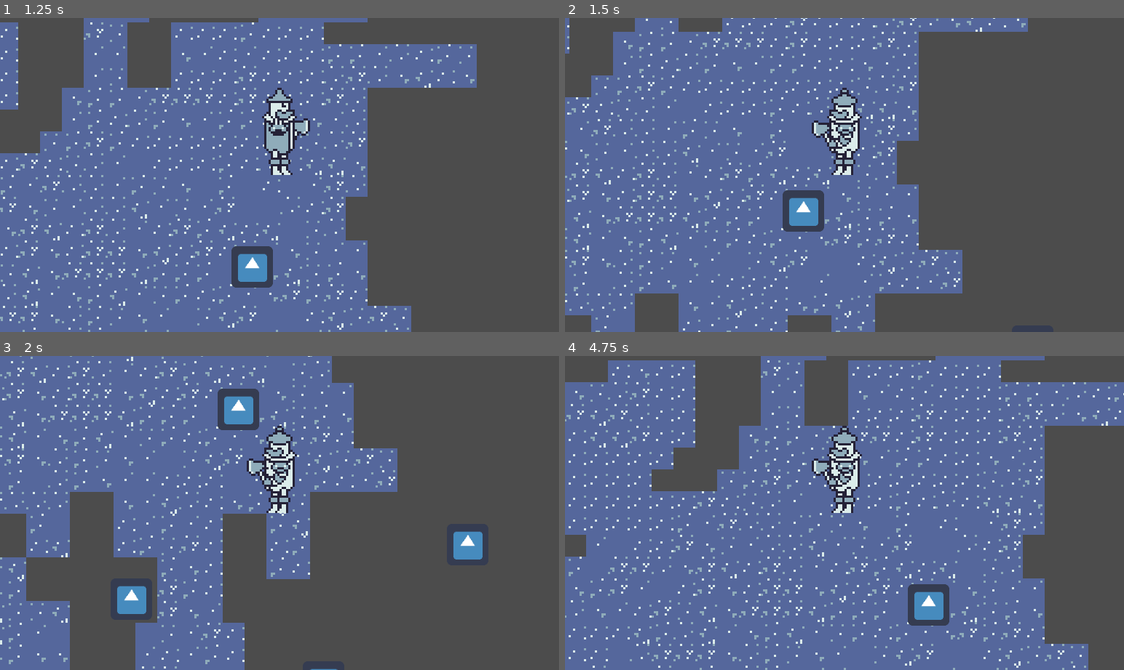
Above: before the commit, frames 1-4 (two rows, left to right).
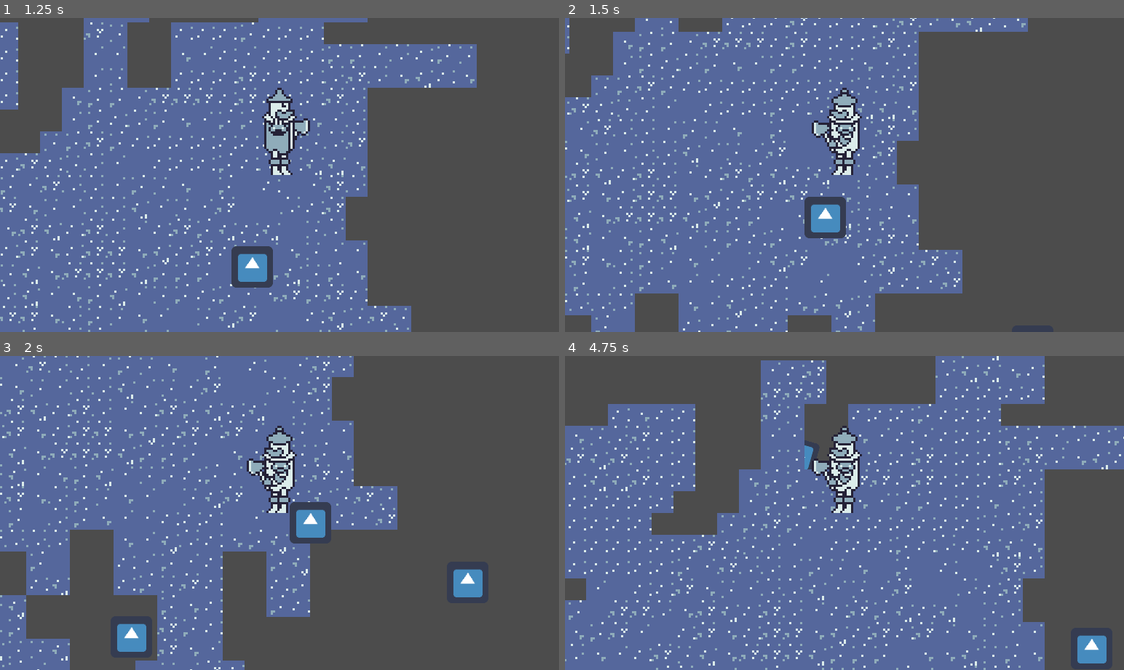
Above: after the commit, the same moments.

Repository: Travh98/GWJ_Jan2023_Heartless
Game: Godot game, scene res://levels/test_level.tscn
Two runs of this game, one before a commit and one after it. Both use one fixed random seed, a clock stepped at 60 frames per second and the inputs below. The engine's default icon, where the game draws it, is replaced by a stand-in: a white triangle on a blue panel in a dark square.
Inputs (mouse positions are in pixels of both pictures, inside the frame that each line leads up to):
- Up to frame 1 (1.25 s): tap Enter at 0.5 s; move the mouse to (402, 159) at 0.52 s; hold D (right) from 0.53 s (still down); click (402, 159) at 0.6 s
- Up to frame 2 (1.5 s): move the mouse to (732, 190) at 1.27 s; release D (right) at 1.28 s; hold S (down) from 1.28 s (still down); click (732, 190) at 1.35 s
- Up to frame 3 (2 s): keep holding S (down)
- Up to frame 4 (4.75 s): move the mouse to (900, 443) at 2.02 s; release S (down) at 2.03 s; hold D (right) 2.03-2.78 s; right-click (900, 443) at 2.1 s; click (900, 443) at 2.3 s; move the mouse to (816, 575) at 2.77 s; hold W (up) 2.78-3.53 s; click (816, 575) at 2.85 s; move the mouse to (1012, 560) at 3.52 s; hold A (left) from 3.53 s (still down); click (1012, 560) at 3.6 s; move the mouse to (676, 465) at 4.27 s; right-click (676, 465) at 4.35 s; click (676, 465) at 4.55 s

Frame 1 is identical in both runs. In frame 2, 1.4% of the frame differs, in the area x 38-51%, y 54-71%; in frame 3, 18%; in frame 4, 23%, in the area x 0-100%, y 0-100%.

Commit message:
Fixed error with static typing in FlyingMonkey

Diff:
--- a/actors/flying_monkey/flying_monkey.gd
+++ b/actors/flying_monkey/flying_monkey.gd
@@ -77,9 +77,10 @@
 
 # When player enters detection area, set player as our target
 func on_detection_area_entered(body: Node2D):
-#	if(body is PlayerCharacter):
-#		target = body
-	pass
+	# I'm removing this if statement because the Static Typing seems to break gdscript
+	# For now we can assume that the detection area will only collide with Player objects using the 2D Physics Layers
+#	if(body.get_lay is PlayerCharacter):
+	target = body
 
 func state_change(new_state):
 #	print("Changing state to:", new_state)
--- a/actors/flying_monkey/flying_monkey.tscn
+++ b/actors/flying_monkey/flying_monkey.tscn
@@ -24,7 +24,7 @@
 
 [node name="DetectionArea" type="Area2D" parent="."]
 collision_layer = 0
-collision_mask = 7
+collision_mask = 2
 
 [node name="DetectionAreaCollision" type="CollisionShape2D" parent="DetectionArea"]
 shape = SubResource( 2 )
--- a/actors/player_character/player_character.gd
+++ b/actors/player_character/player_character.gd
@@ -64,8 +64,7 @@
 
 
 	if Input.is_action_just_pressed("attack"):
-		charge_attack_timer.start()
-		print("Charging attack")
+		charge_attack_timer.start() 		# Start charging attack
 
 	if Input.is_action_just_released("attack"):
 		if charge_attack_timer.time_left != 0:
@@ -74,8 +73,8 @@
 			if attack_ready:
 				axe_attack()
 		else:
+			# since time left is zero, we have fully charged
 			charged_axe_attack()
-			print("Doing the charged attack")
 
 	if Input.is_action_just_pressed("dash") and dash_ready:
 		dash()
@@ -138,4 +137,6 @@
 	dash_ready = true
 
 func charged_attack_timeout() -> void:
+	# TODO Here we should have some indicator to let the player know their charged attack is ready
+	# Whether its a sound effect or a sprite on the screen
 	print("Charged attack is ready")
